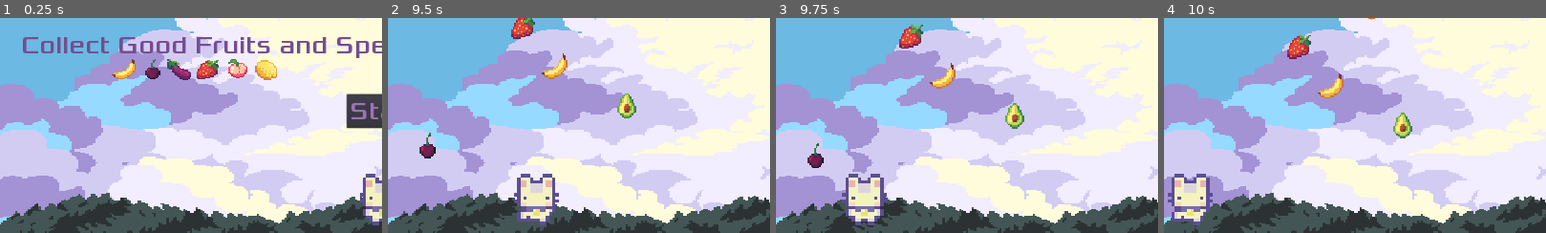
Above: before the commit, frames 1-4 (left to right).
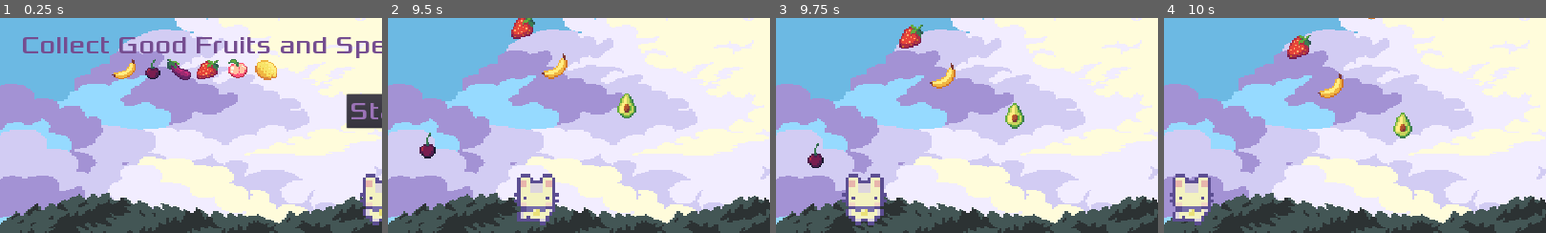
Above: after the commit, the same moments.

Repository: ColinKYuen/BQ-Game-Jam
Game: Godot game, scene res://Scenes/Main.tscn
Same seed, same stepped clock (60 frames per second), same inputs: the game is played once before the commit and once after it.
Inputs:
- Up to frame 1 (0.25 s): no input
- Up to frame 2 (9.5 s): click "Start" at 0.5 s; tap Enter at 1.25 s; hold D (move_right) 1.28-2.03 s; hold Left (move_left) 2.03-2.78 s; hold D (move_right) 2.78-4.28 s; hold Left (move_left) 4.28-6.53 s; hold D (move_right) 6.53-8.78 s; hold Left (move_left) from 8.78 s (still down)
- Up to frame 3 (9.75 s): keep holding Left (move_left)
- Up to frame 4 (10 s): keep holding Left (move_left)
The pictures show only the part of the screen within x 0-50%, y 44-94%; the shares and areas given below are measured in that part.

Frames 1-3 are identical in both runs. In frame 4, 0.4% of the frame differs, in the area x 1-13%, y 72-97%.

Commit message:
Fix special pickup sound (#28)
Co-authored-by: ColinKYuen <ColinKYuen@users.noreply.github.com>

Diff:
--- a/Scenes/HUD.tscn
+++ b/Scenes/HUD.tscn
@@ -208,14 +208,14 @@
 
 [node name="HitBadFruit" type="AudioStreamPlayer" parent="."]
 stream = ExtResource( 5 )
-volume_db = -11.762
+volume_db = -12.0
 
 [node name="HitGoodFruit" type="AudioStreamPlayer" parent="."]
 stream = ExtResource( 7 )
 
 [node name="HitSpecialFruit" type="AudioStreamPlayer" parent="."]
 stream = ExtResource( 6 )
-volume_db = -15.0
+volume_db = 10.0
 
 [connection signal="pressed" from="StartButton" to="." method="_on_StartButton_pressed"]
 [connection signal="timeout" from="MessageTimer" to="." method="_on_MessageTimer_timeout"]
--- a/Scripts/HUD.gd
+++ b/Scripts/HUD.gd
@@ -6,6 +6,7 @@
 var highscore:int = 0
 var score:int = 0
 var lives:int = 3
+var collected_special:bool = false
 
 # Called when the node enters the scene tree for the first time.
 func _ready():
@@ -67,14 +68,18 @@
 			$Life1.set_frame(0)
 		2:
 			$Life2.set_frame(0)
+	collected_special = true
 	_on_HUD_fruit_collected()
 
 func _on_HUD_fruit_collected():
-	$HitGoodFruit.stream.loop = false
-	$HitGoodFruit.play()
-	print("current score: " + str(int($Score.text) + 1))
-	$Score.text = str(int($Score.text) + 1)
-	score = int($Score.text) + 1
+	if collected_special:
+		collected_special = false
+	else:
+		$HitGoodFruit.stream.loop = false
+		$HitGoodFruit.play()
+	score += 1
+	$Score.text = str(score)
+	print("current score: " + str(score))
 	if score > highscore:
 		highscore = score
 
